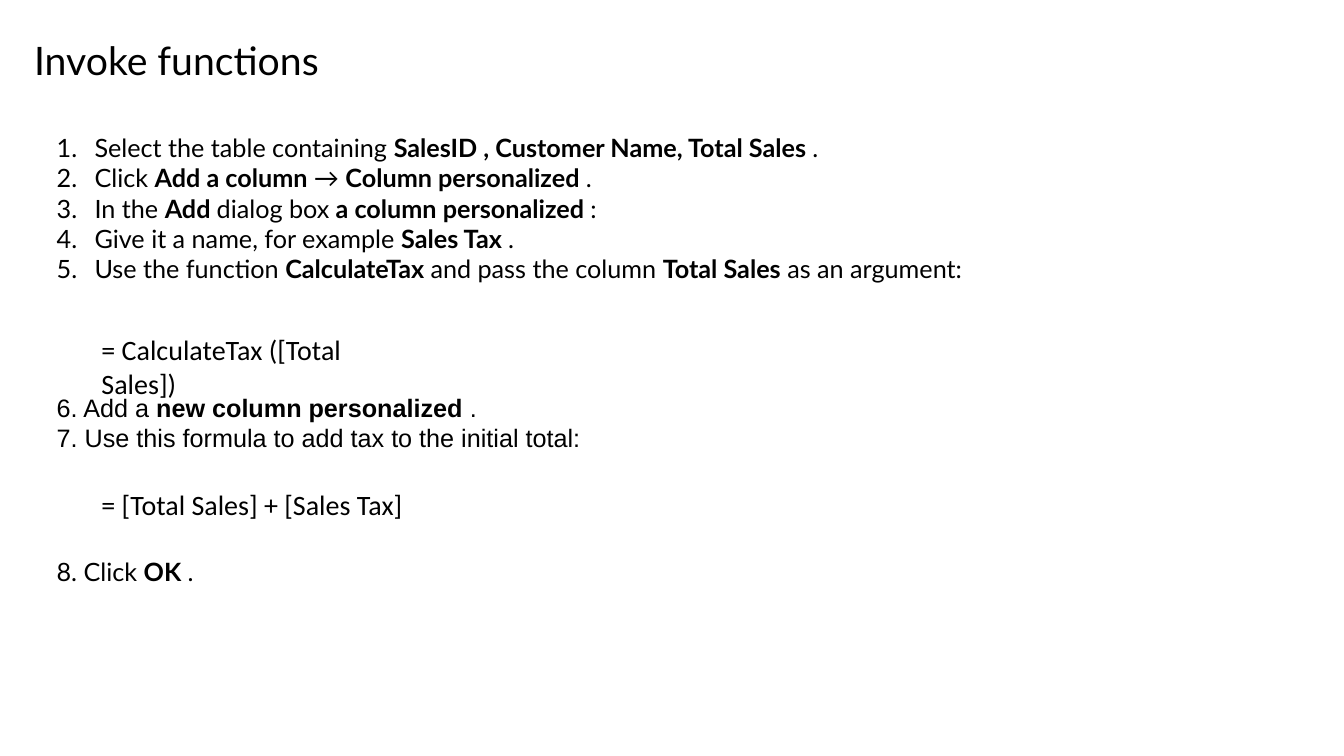
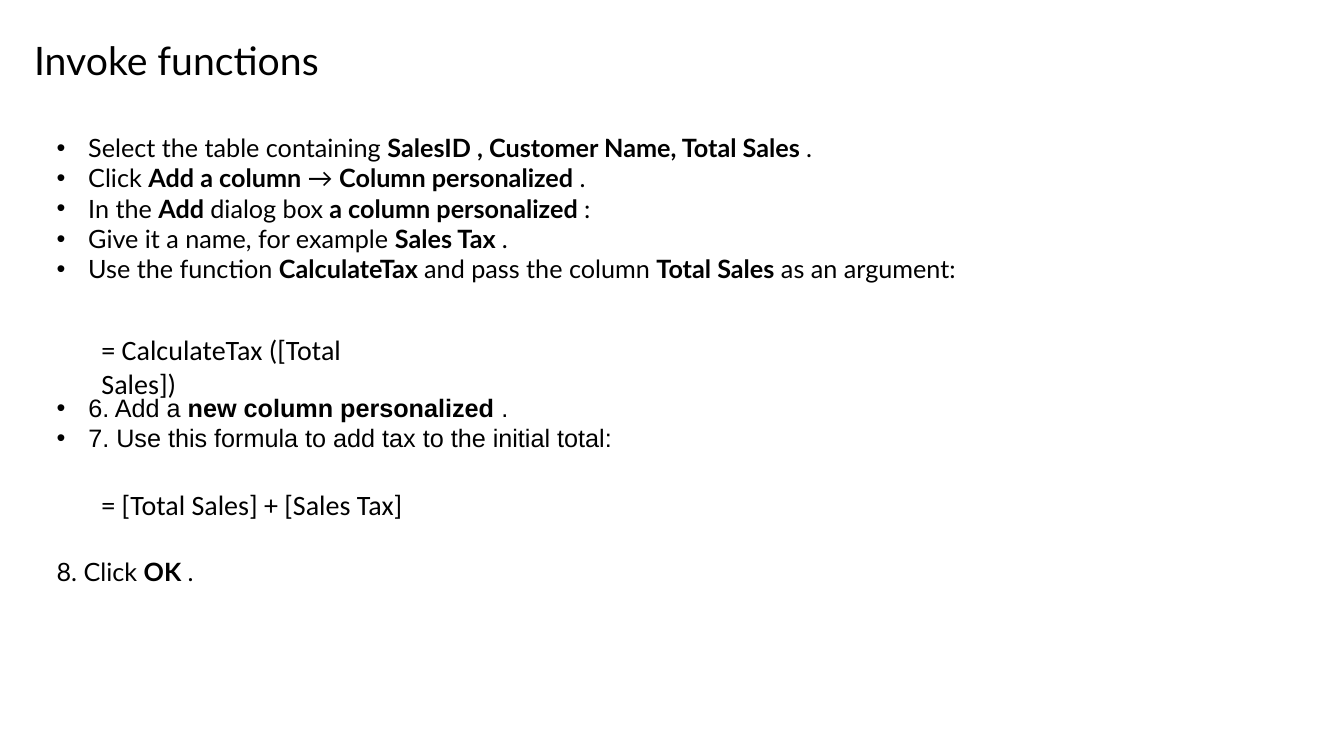
Before and after one commit to bejaouibechir/PowerBI, a slide deck: slide 5 of English/2.Preparing data/7.Invoke function.pptx. Drawn at 1344x756 pixels with LibreOffice and Linux fonts; fonts in the diff are those of the drawing. Boxes give left, top, right and bottom in pixels: in the first picture for what was removed or moved away, otherwise in the second. Text is boxed around its words. In the diff, an @@ line names an element or a change of style, - is before the commit and + after.

```diff
--- a/English/2.Preparing data/7.Invoke function.pptx
+++ b/English/2.Preparing data/7.Invoke function.pptx
@@ text "Select the table containing SalesID ..." at (88,138,956,283): bullet 1. to • @@
@@ text "6. Add a new column ..." at (88,397,612,448): bullet none to • @@
```
Also in this commit, not shown: 1 other slide changed, 3 other files.
